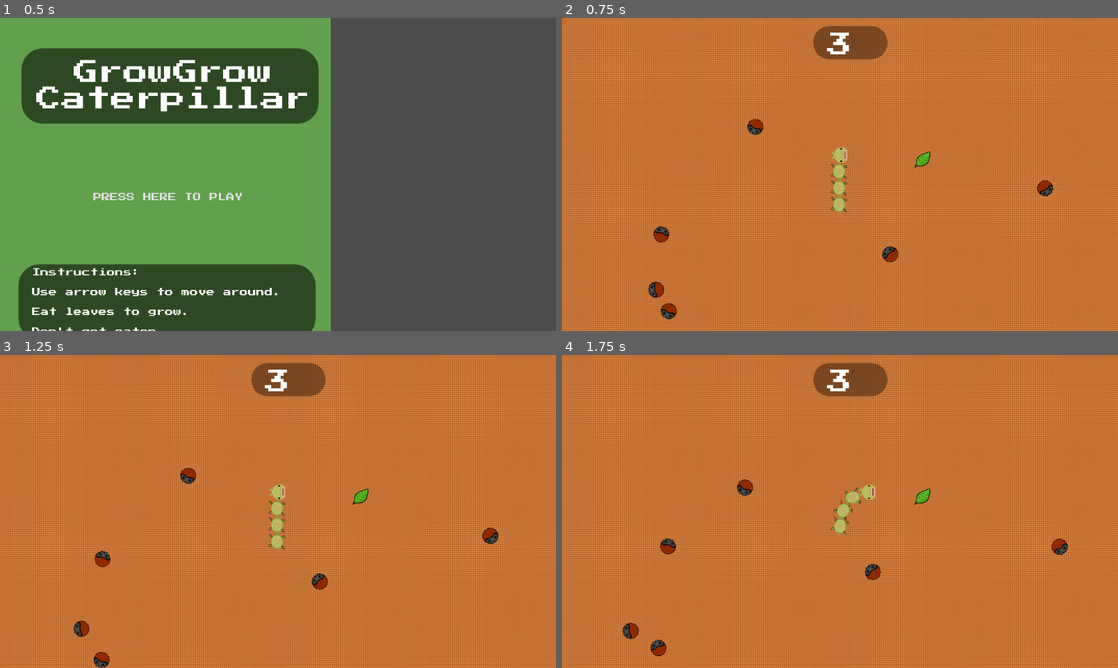
Above: before the commit, frames 1-4 (two rows, left to right).
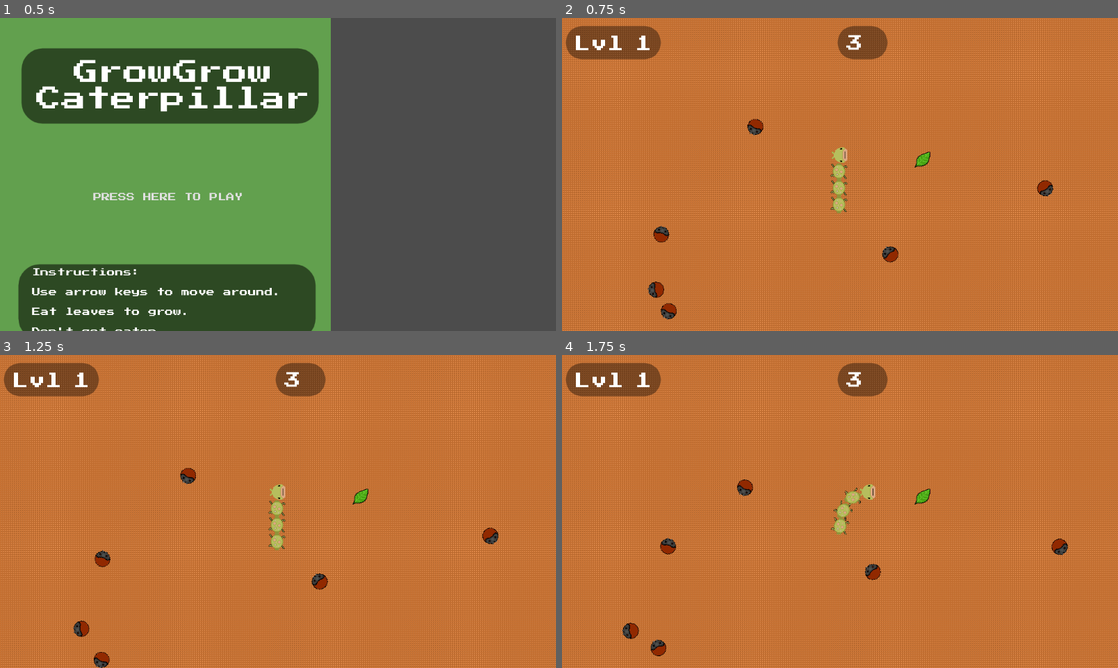
Above: after the commit, the same moments.

Repository: thatnick/grow-grow
Game: Godot game, scene res://scenes/Start.tscn
Two runs of this game, one before a commit and one after it. Both use one fixed random seed, a clock stepped at 60 frames per second and the inputs below.
Inputs:
- Up to frame 1 (0.5 s): no input
- Up to frame 2 (0.75 s): click "PRESS HERE TO PLAY" at 0.5 s
- Up to frame 3 (1.25 s): no input
- Up to frame 4 (1.75 s): hold Right (ui_right) from 1.28 s (still down)

Frame 1 is identical in both runs. In frame 2, 2.4% of the frame differs, in the area x 0-54%, y 2-14%; in frame 3, 2.4%; in frame 4, 2.4%.

Commit message:
Implement lvls and also track lvl in HUD

Diff:
--- a/scenes/HUD.tscn
+++ b/scenes/HUD.tscn
@@ -11,14 +11,22 @@
 corner_radius_bottom_left = 30
 
 [sub_resource type="DynamicFont" id=2]
-size = 48
+size = 32
+font_data = ExtResource( 1 )
+
+[sub_resource type="DynamicFont" id=3]
+size = 32
+font_data = ExtResource( 1 )
+
+[sub_resource type="DynamicFont" id=4]
+size = 32
 font_data = ExtResource( 1 )
 
 [node name="HUD" type="CanvasLayer"]
 script = ExtResource( 2 )
 
-[node name="Panel" type="Panel" parent="."]
-margin_left = 485.0
+[node name="Score" type="Panel" parent="."]
+margin_left = 532.0
 margin_top = 16.0
 margin_right = 627.0
 margin_bottom = 79.0
@@ -28,12 +36,44 @@
 }
 
 [node name="Tails" type="Label" parent="."]
-margin_left = 510.969
-margin_top = 28.0135
-margin_right = 606.969
-margin_bottom = 76.0135
+margin_left = 547.677
+margin_top = 32.5084
+margin_right = 643.677
+margin_bottom = 80.5084
 custom_fonts/font = SubResource( 2 )
 text = "##"
 __meta__ = {
 "_edit_use_anchors_": false
 }
+
+[node name="Lvl" type="Panel" parent="."]
+margin_left = 8.0
+margin_top = 16.0
+margin_right = 190.0
+margin_bottom = 79.0
+custom_styles/panel = SubResource( 1 )
+__meta__ = {
+"_edit_use_anchors_": false
+}
+
+[node name="LvlTxt" type="Label" parent="."]
+margin_left = 23.2508
+margin_top = 34.2339
+margin_right = 119.251
+margin_bottom = 82.2339
+custom_fonts/font = SubResource( 3 )
+text = "Lvl"
+__meta__ = {
+"_edit_use_anchors_": false
+}
+
+[node name="LvlNum" type="Label" parent="."]
+margin_left = 140.868
+margin_top = 34.2339
+margin_right = 189.868
+margin_bottom = 82.2339
+custom_fonts/font = SubResource( 4 )
+text = "#"
+__meta__ = {
+"_edit_use_anchors_": false
+}
--- a/scripts/HUD.gd
+++ b/scripts/HUD.gd
@@ -4,6 +4,8 @@
 
 func _ready():
 	$Tails.text = str(manager.tails)
+	$LvlNum.text = str(manager.lvl)
 
 func _physics_process(_delta):
 	$Tails.text = str(manager.tails)
+	$LvlNum.text = str(manager.lvl)
--- a/scripts/Manager.gd
+++ b/scripts/Manager.gd
@@ -2,8 +2,16 @@
 
 const TAILS = 3
 const GOAL = 5
+const LVLTOTAL = 3
 
 var tails = 3
+
+#variables for levels - levels need to know:
+#what level number they are.
+#What their win state is.
+#Their difficulty - e.g. freq, type, num of enemies
+var lvl = 1
+
 
 func _physics_process(delta):
 	if tails >= GOAL:
@@ -17,11 +25,16 @@
 
 func new_game():
 	reset()
+	lvl = 1
 	get_tree().change_scene("res://scenes/Main.tscn")
 
 func reset():
 	tails = TAILS
 
 func win():
+	lvl += 1
 	reset()
-	get_tree().change_scene("res://scenes/Win.tscn")
+	if lvl < LVLTOTAL:
+		get_tree().change_scene("res://scenes/Main.tscn")
+	else:
+		get_tree().change_scene("res://scenes/Win.tscn")
Not shown: 1 places in scenes/HUD.tscn that only renumber resources
